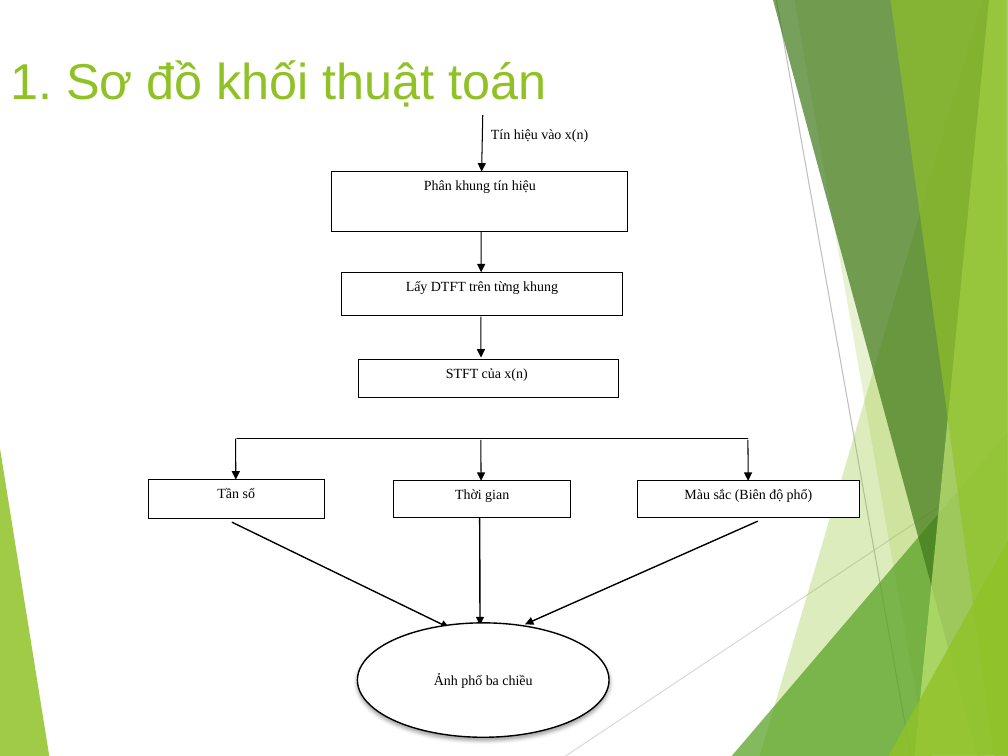
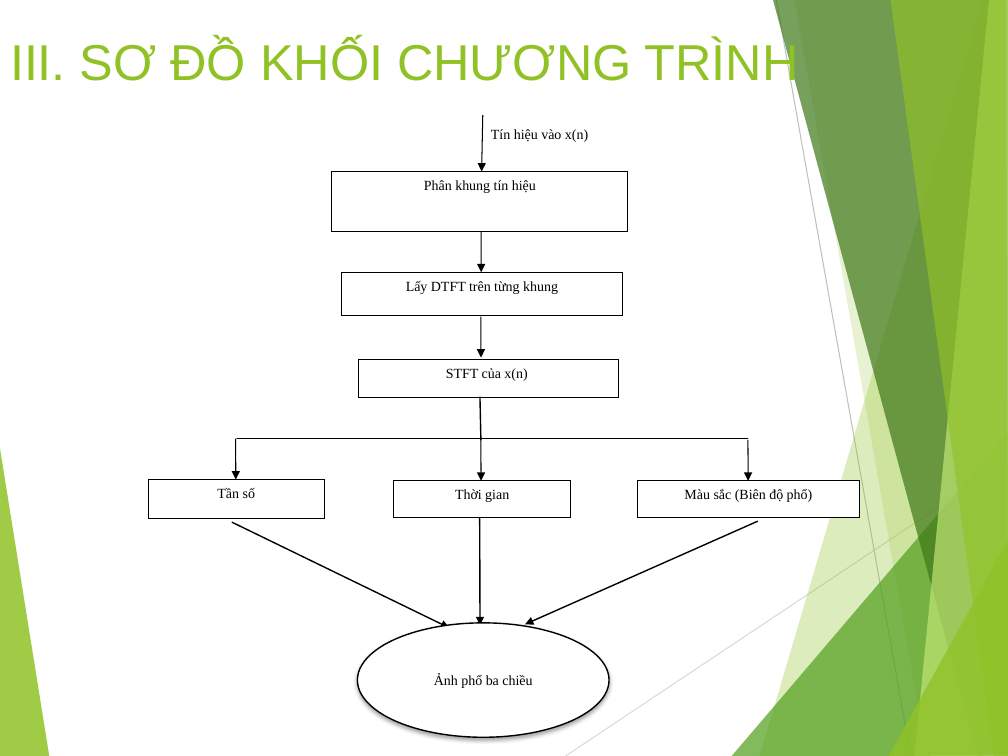
Before and after one commit to nhom-11-xlths/dE_02, a slide deck: slide 4 of SlideBaoCao.pptx (slide 5 before the commit). Drawn at 1008x756 pixels with LibreOffice and Linux fonts; fonts in the diff are those of the drawing. Boxes give left, top, right and bottom in pixels: in the first picture for what was removed or moved away, otherwise in the second. Text is boxed around its words. In the diff, an @@ line names an element or a change of style, - is before the commit and + after.

```diff
--- a/SlideBaoCao.pptx
+++ b/SlideBaoCao.pptx
@@ text at [10, 40, 799, 90]: text changed @@
-1. Sơ đồ khối thuật toán
+III. SƠ ĐỒ KHỐI CHƯƠNG TRÌNH
@@ line added from (480, 397) to (481, 439), #000000 1 pt @@
```
Also in this commit, not shown: 3 other slides changed, 1 slide added, 2 slides removed.
